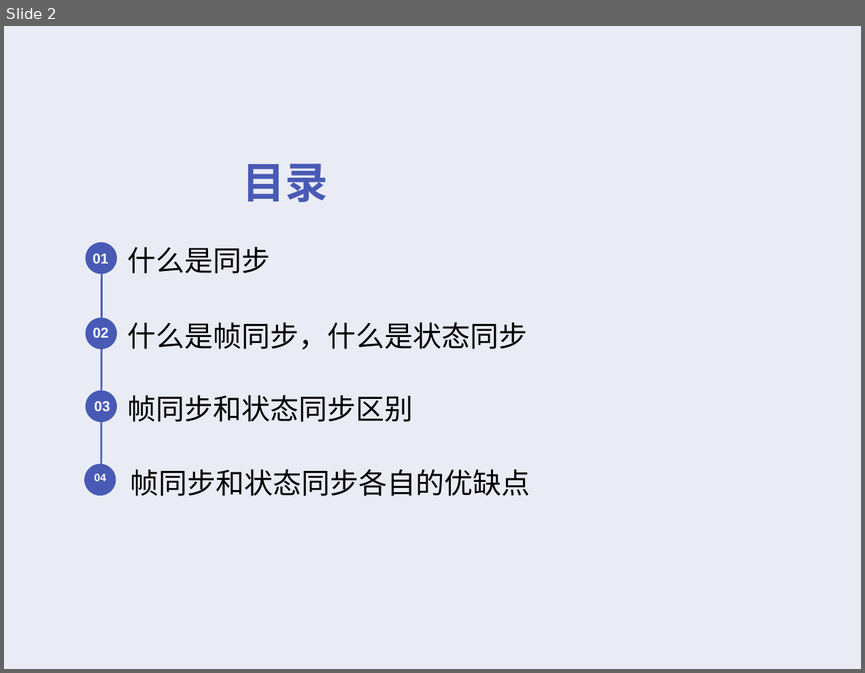
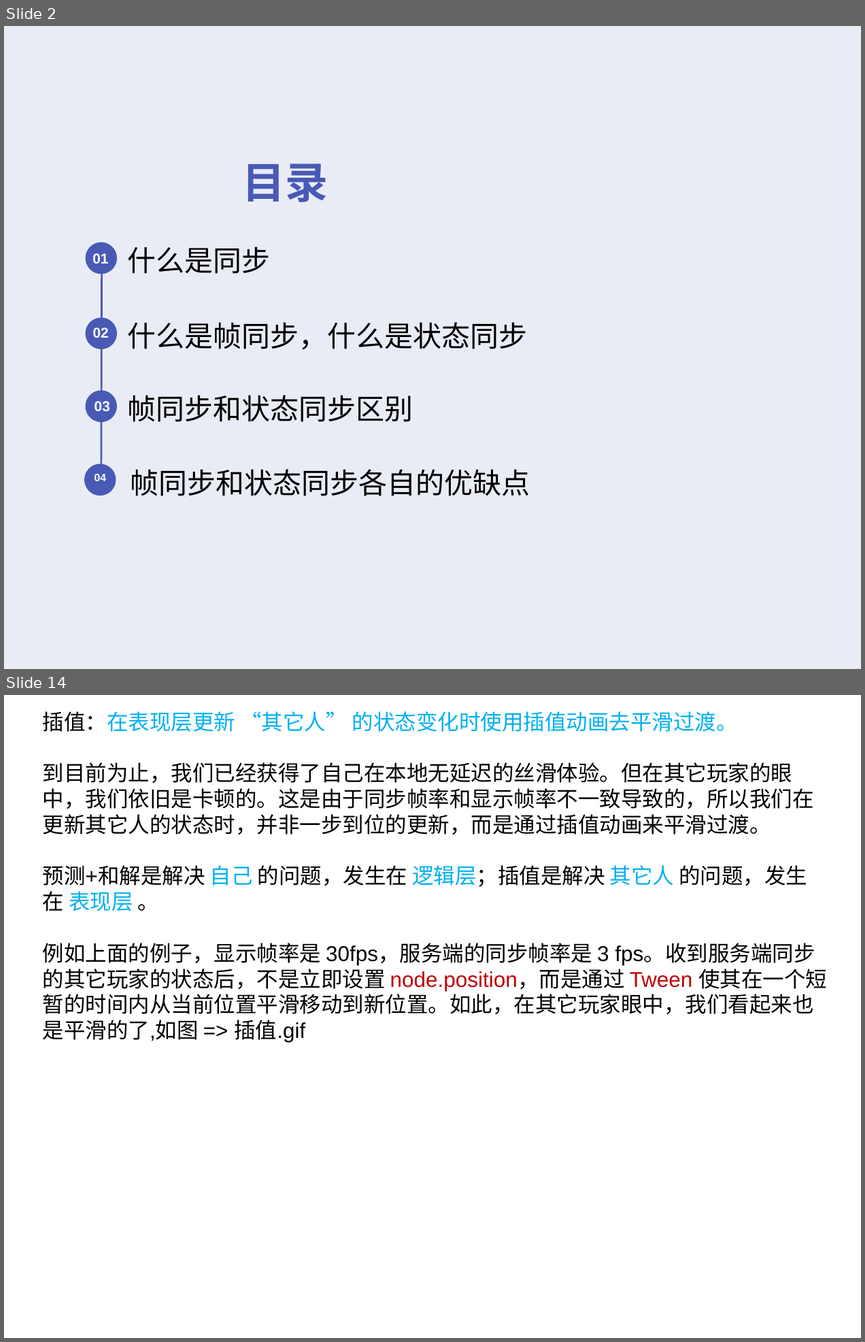
Before and after one commit to cyk88888888/LockStep-StateSynchronization, a slide deck: 浅析帧同步和状态同步.ppt. Shown one above the other, each under a label of ours: slide 2 before the commit, slides 2 and 14 after it; the slides between them are not shown. The pictures are 865x673 and 865x1342 pixels, drawn with LibreOffice and Linux fonts; fonts in the diff are those of the drawing; background and template pictures are left out. Boxes give left, top, right and bottom in pixels: in the first picture for what was removed or moved away, otherwise in the second. Text is boxed around its words. In the diff, an @@ line names an element or a change of style, - is before the commit and + after.

```diff
--- a/浅析帧同步和状态同步.ppt
+++ b/浅析帧同步和状态同步.ppt
@@ slide 14 added at (x1=4, y1=695, x2=861, y2=1338), background #FFFFFF @@
@@ text added at (x1=43, y1=711, x2=827, y2=1042), 18 pt, text #000000 @@
+插值：在表现层更新 “其它人” 的状态变化时使用插值动画去平滑过渡。
+到目前为止，我们已经获得了自己在本地无延迟的丝滑体验。但在其它玩家的眼中，我们依旧是卡顿的。这是由于同步帧率和显示帧率不一致导致的，所以我们在更新其它人的状态时，并非一步到位的更新，而是通过插值动画来平滑过渡。
+预测+和解是解决 自己 的问题，发生在 逻辑层；插值是解决 其它人 的问题，发生在 表现层 。
+例如上面的例子，显示帧率是 30fps，服务端的同步帧率是 3 fps。收到服务端同步的其它玩家的状态后，不是立即设置 node.position，而是通过 Tween 使其在一个短暂的时间内从当前位置平滑移动到新位置。如此，在其它玩家眼中，我们看起来也是平滑的了,如图 => 插值.gif
```
Also in this commit, not shown: 4 slides changed, 10 other slides added, 8 slides removed, 8 other files.
